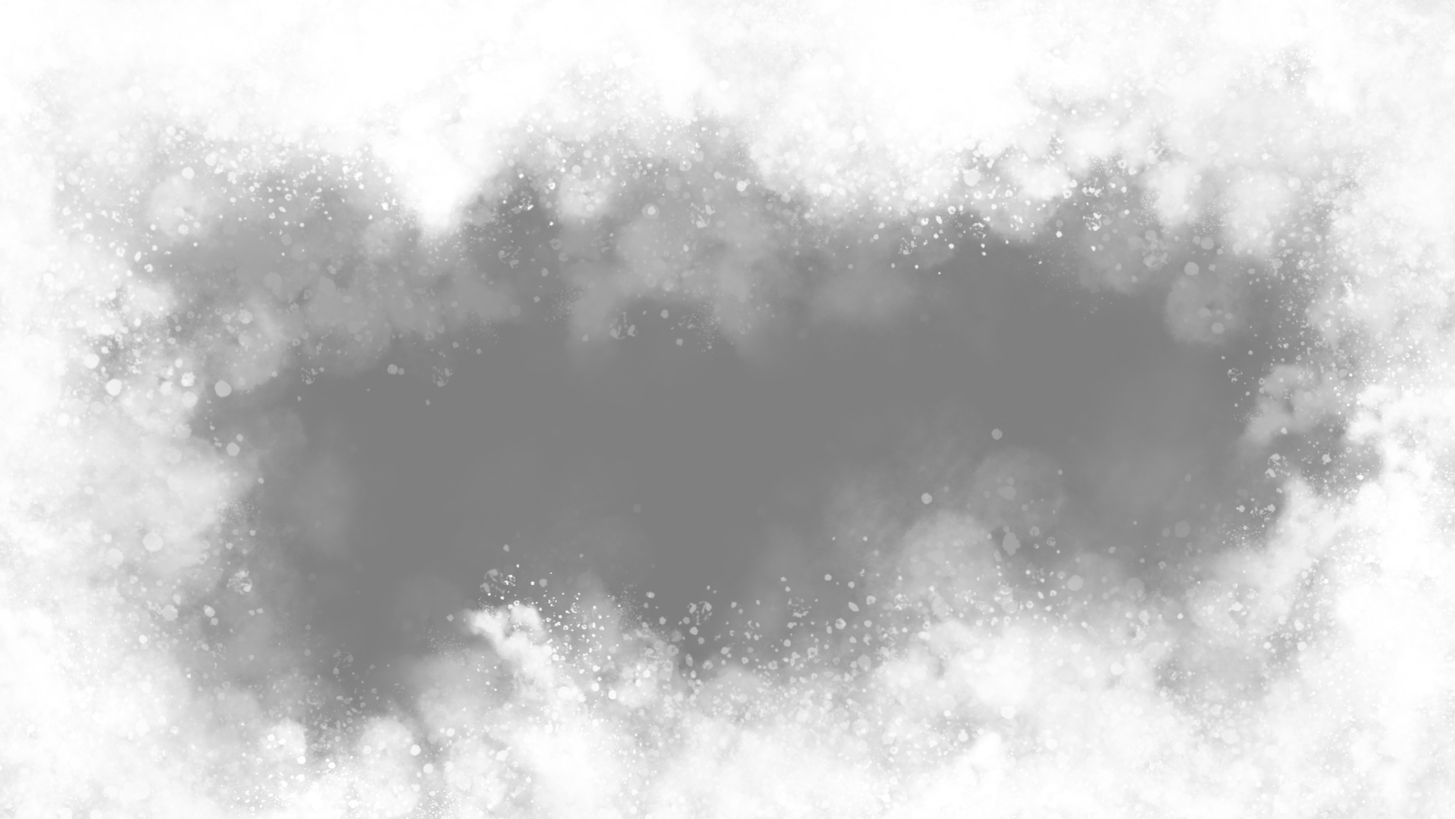
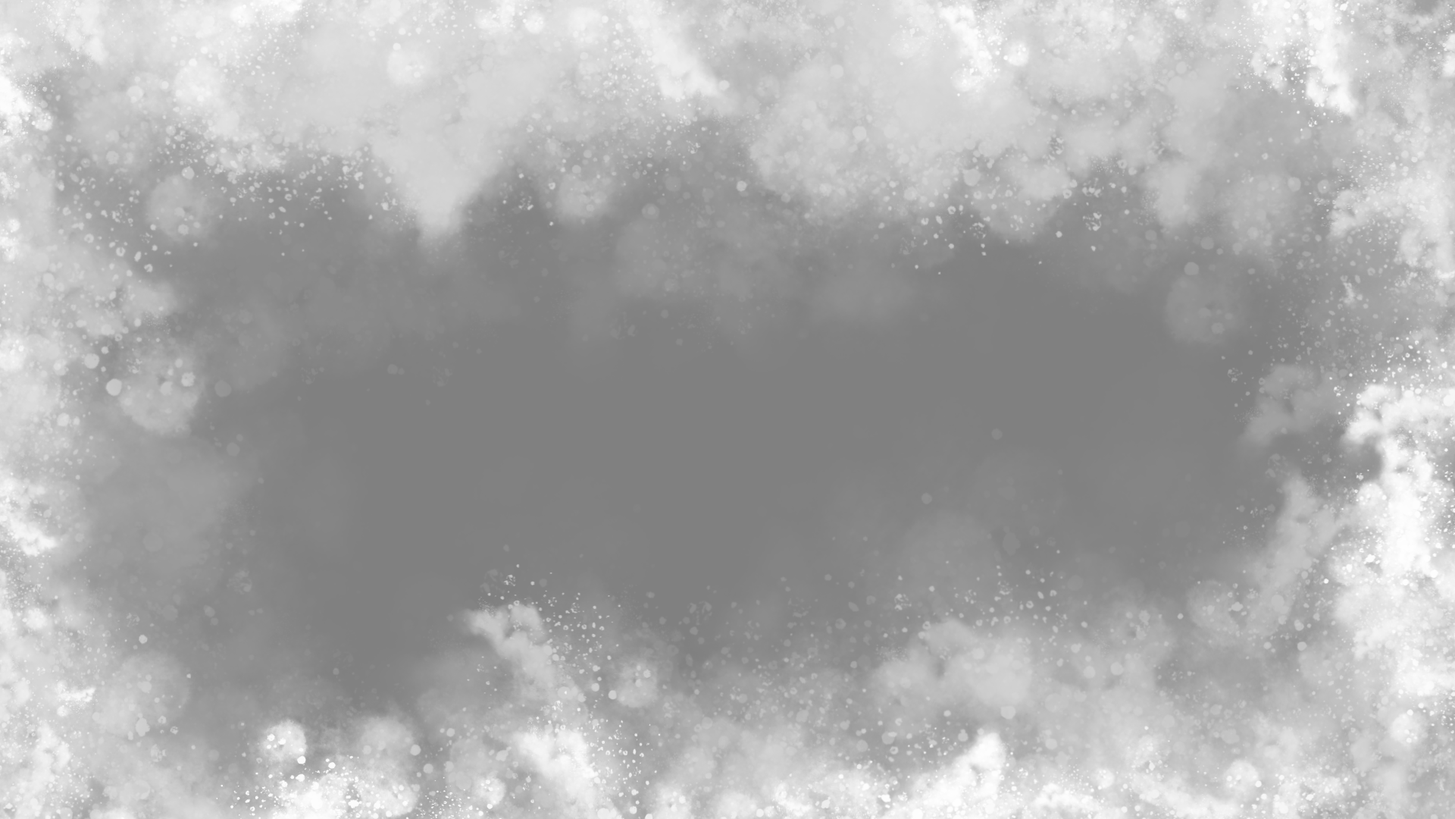
Before/after of a w=1455, h=819 layered artwork. What changed in the layer stack:
"level03": opacity 100% → 98% over [0, 0, 1455, 819]
"level02": opacity 100% → 60% over [0, 0, 1455, 819]
"level01": opacity 100% → 30% over [0, 0, 1455, 819]
